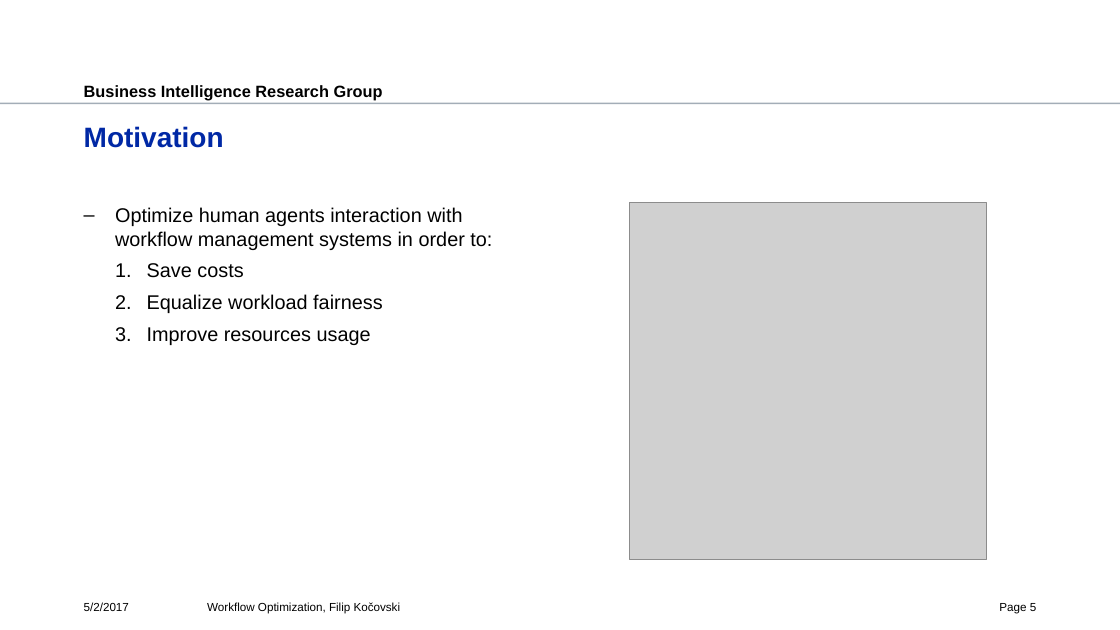
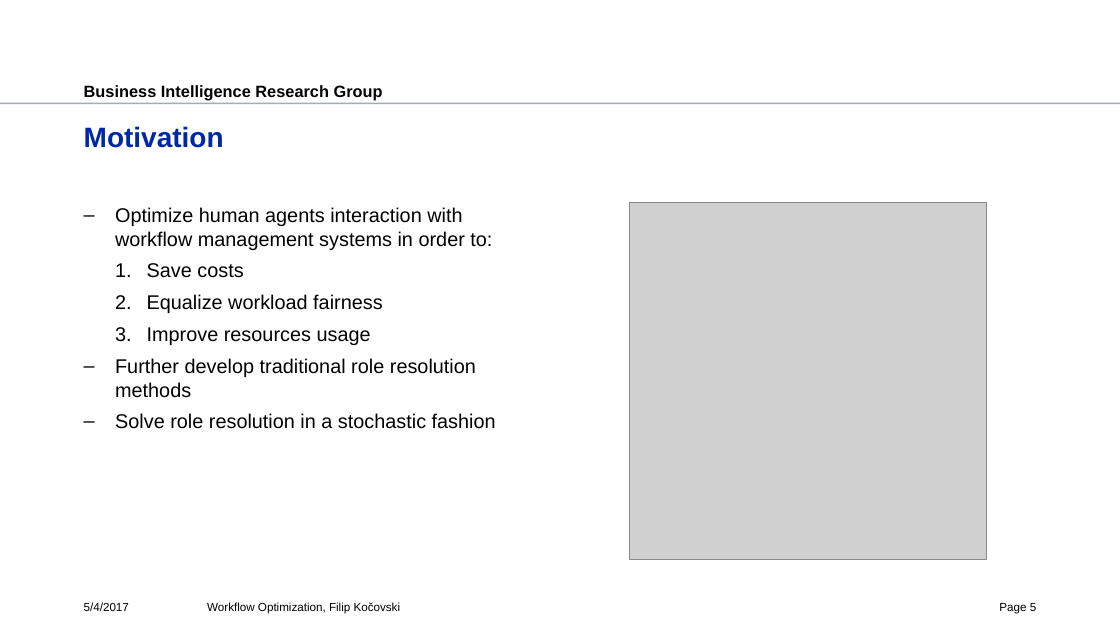
Before and after one commit to fkocovski/mt_presentation, a slide deck: slide 5 of Workflow Optimization.pptx. Drawn at 1120x630 pixels with LibreOffice and Linux fonts; fonts in the diff are those of the drawing; grey boxes stand for pictures; background and template pictures are left out. Boxes give left, top, right and bottom in pixels: in the first picture for what was removed or moved away, otherwise in the second. Text is boxed around its words. In the diff, an @@ line names an element or a change of style, - is before the commit and + after.

```diff
--- a/Workflow Optimization.pptx
+++ b/Workflow Optimization.pptx
@@ text at [115, 358, 496, 429]: paragraphs added @@
+– Further develop traditional role resolution methods
+– Solve role resolution in a stochastic fashion
@@ text at [84, 602, 129, 611]: text changed @@
-5/2/2017
+5/4/2017
```
Also in this commit, not shown: 34 other slides changed, 8 slides added.
